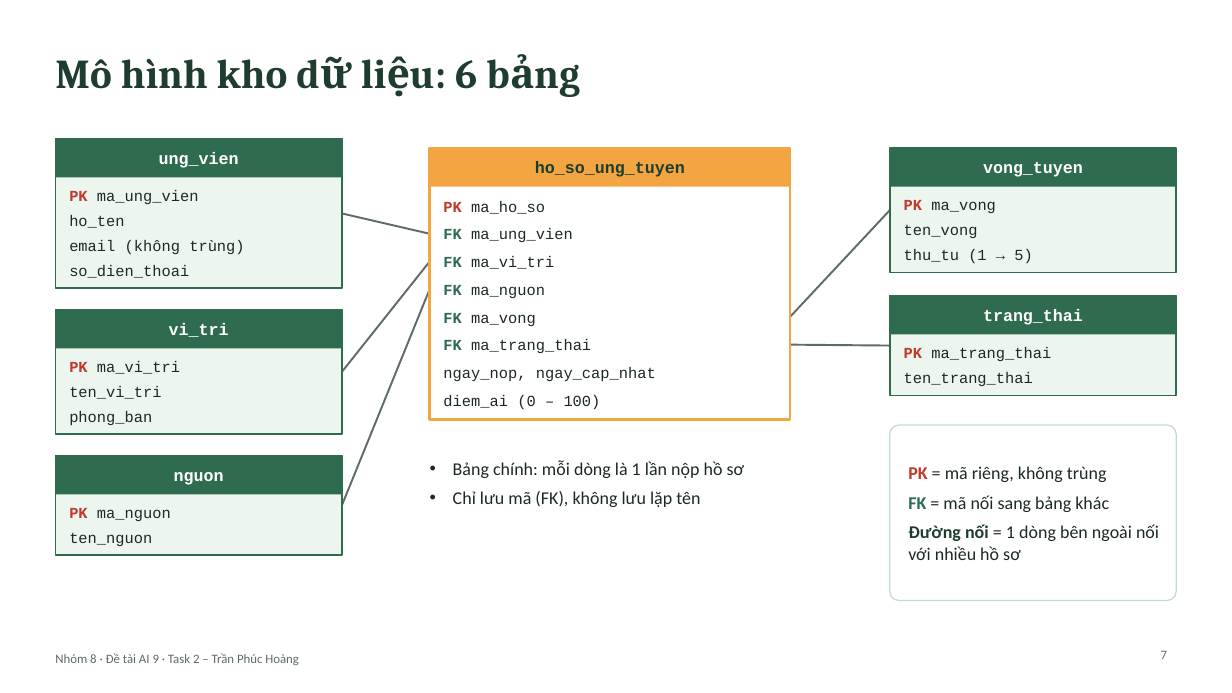
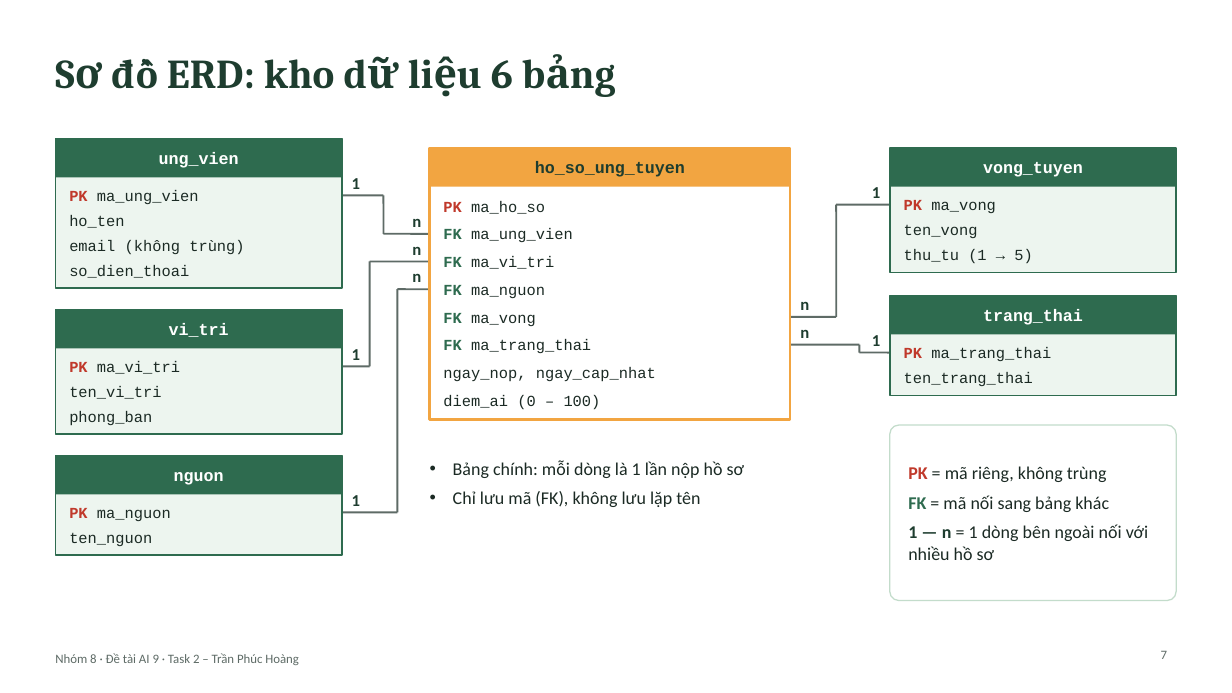
Before and after one commit to PhucHoang3010/Vietnamese-News-Classification, a slide deck: slide 7 of bai_tap_python_nhom8/task2_tran_phuc_hoang/2431540018_TranPhucHoang.pptx. Drawn at 1232x693 pixels with LibreOffice and Linux fonts; fonts in the diff are those of the drawing. Boxes give left, top, right and bottom in pixels: in the first picture for what was removed or moved away, otherwise in the second. Text is boxed around its words. In the diff, an @@ line names an element or a change of style, - is before the commit and + after.

```diff
--- a/bai_tap_python_nhom8/task2_tran_phuc_hoang/2431540018_TranPhucHoang.pptx
+++ b/bai_tap_python_nhom8/task2_tran_phuc_hoang/2431540018_TranPhucHoang.pptx
@@ title at [111, 59, 513, 89]: text changed @@
-Mô hình kho dữ liệu: 6 bảng
+Sơ đồ ERD: kho dữ liệu 6 bảng
@@ text added at [352, 178, 360, 189], 13 pt, text #1E3D2F, bold @@
+1
@@ line added from (342, 196) to (384, 196), #5E6B66 1.5 pt @@
@@ line added from (384, 196) to (384, 234), #5E6B66 1.5 pt @@
@@ line moved from (790, 317) - (890, 210) to (836, 204) - (836, 317) @@
@@ line added from (836, 204) to (890, 204), #5E6B66 1.5 pt @@
@@ text added at [872, 187, 880, 198], 13 pt, text #1E3D2F, bold @@
+1
@@ line moved from (342, 213) - (430, 234) to (384, 234) - (430, 234) @@
@@ text added at [412, 218, 421, 227], 13 pt, text #1E3D2F, bold @@
+n
@@ line moved from (342, 372) - (430, 262) to (370, 262) - (370, 366) @@
@@ line added from (370, 262) to (430, 262), #5E6B66 1.5 pt @@
@@ text added at [412, 246, 421, 255], 13 pt, text #1E3D2F, bold @@
+n
@@ line moved from (342, 506) - (430, 289) to (397, 289) - (397, 512) @@
@@ line added from (397, 289) to (430, 289), #5E6B66 1.5 pt @@
@@ text added at [412, 273, 421, 282], 13 pt, text #1E3D2F, bold @@
+n
@@ line added from (790, 317) to (836, 317), #5E6B66 1.5 pt @@
@@ text added at [800, 301, 809, 310], 13 pt, text #1E3D2F, bold @@
+n
@@ text added at [800, 329, 809, 338], 13 pt, text #1E3D2F, bold @@
+n
@@ text added at [352, 349, 360, 360], 13 pt, text #1E3D2F, bold @@
+1
@@ line moved from (790, 345) - (890, 346) to (790, 345) - (860, 345) @@
@@ line added from (860, 345) to (860, 352), #5E6B66 1.5 pt @@
@@ line added from (860, 352) to (890, 352), #5E6B66 1.5 pt @@
@@ text added at [872, 335, 880, 346], 13 pt, text #1E3D2F, bold @@
+1
@@ line added from (342, 366) to (370, 366), #5E6B66 1.5 pt @@
@@ text added at [352, 495, 360, 506], 13 pt, text #1E3D2F, bold @@
+1
@@ line added from (342, 512) to (397, 512), #5E6B66 1.5 pt @@
@@ text at [908, 524, 1148, 560]: text changed @@
-Đường nối = 1 dòng bên ngoài nối với nhiều hồ sơ
+1 — n = 1 dòng bên ngoài nối với nhiều hồ sơ
```
Also in this commit, not shown: 2 other files.
